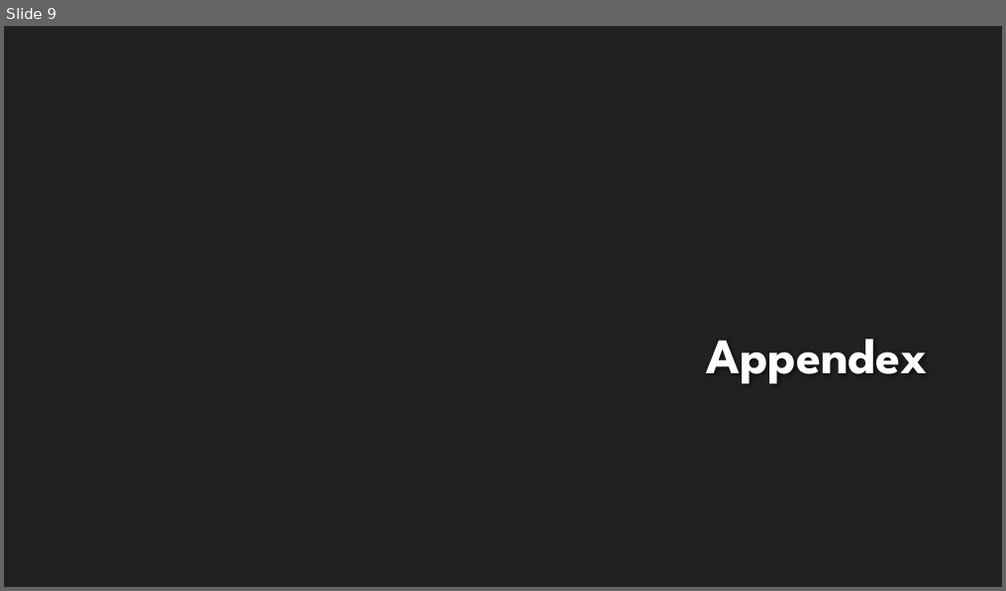
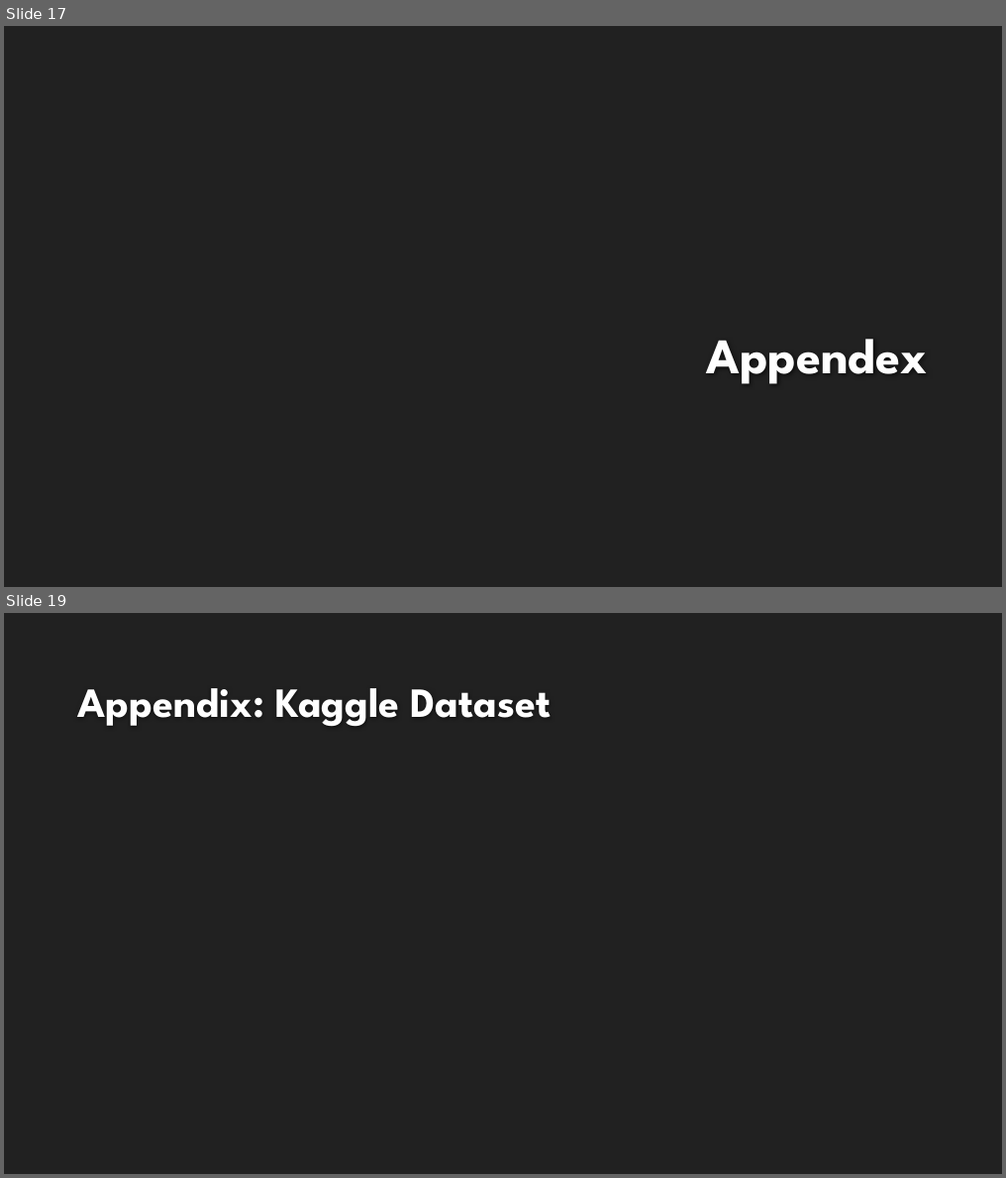
Before and after one commit to landonbuell/Buell-Masters-Project, a slide deck: milestones/BUELL_ENGR6970_Milestone04.pptx. Shown one above the other, each under a label of ours: slide 9 before the commit, slides 17 and 19 after it; the slides between them are not shown. The pictures are 1006x591 and 1006x1178 pixels, drawn with LibreOffice and Linux fonts; fonts in the diff are those of the drawing; background and template pictures are left out. Boxes give left, top, right and bottom in pixels: in the first picture for what was removed or moved away, otherwise in the second. Text is boxed around its words. In the diff, an @@ line names an element or a change of style, - is before the commit and + after.

```diff
--- a/milestones/BUELL_ENGR6970_Milestone04.pptx
+++ b/milestones/BUELL_ENGR6970_Milestone04.pptx
@@ slide 19 added at (x1=4, y1=613, x2=1002, y2=1174), background #212121 @@
@@ title added at (x1=78, y1=688, x2=551, y2=726), 40 pt, text #FEFEFE, bold @@
+Appendix: Kaggle Dataset
@@ what was slide 9 is now slide 17 @@
```
Also in this commit, not shown: 4 slides changed, 9 other slides added, 1 slide removed.
